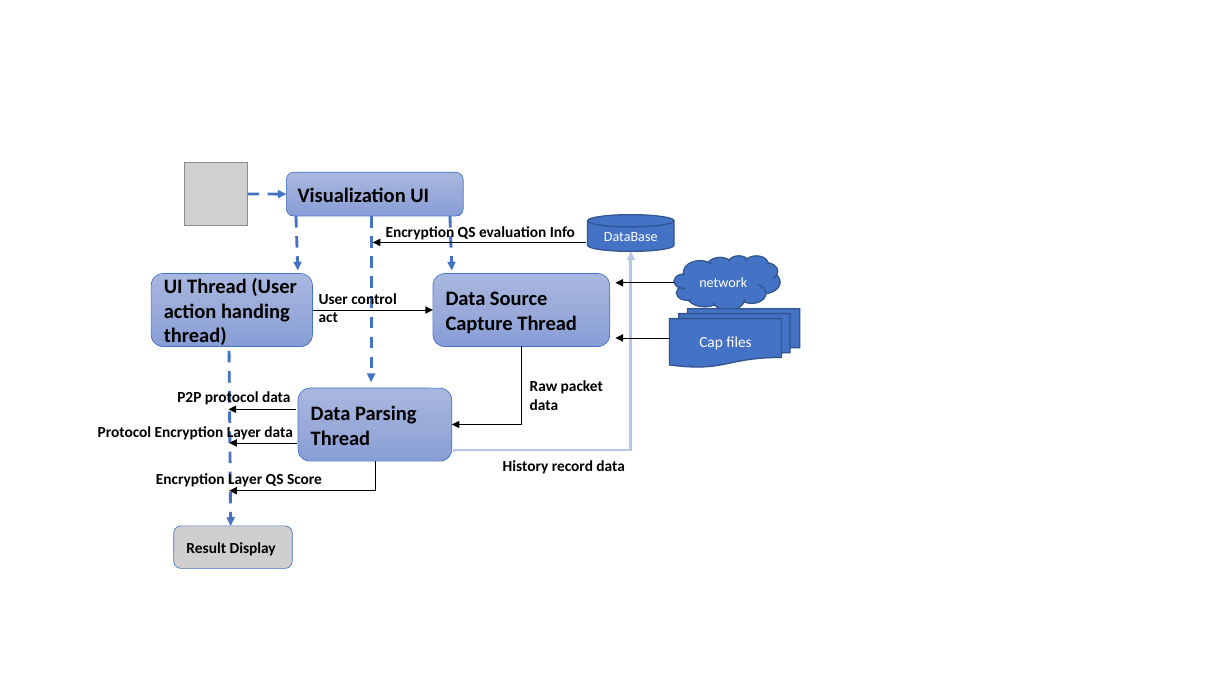
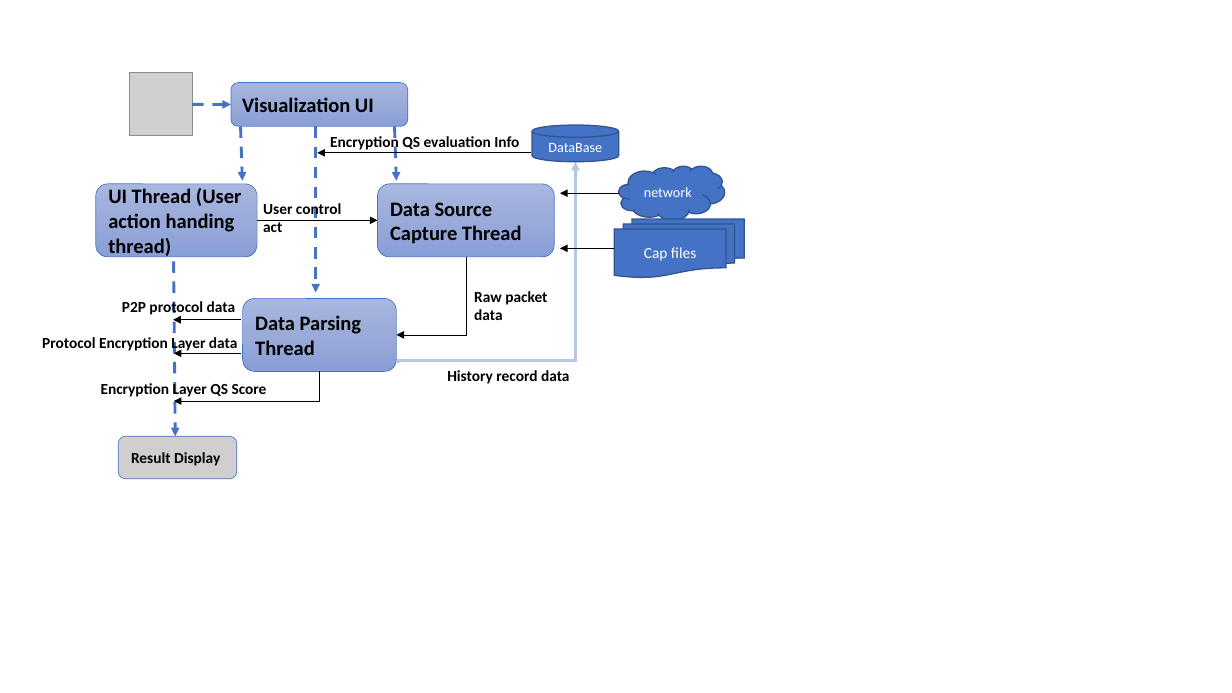
Before and after one commit to LiuYuancheng/Network_PQC_Attack_Resistance_Evaluator, a slide deck: slide 5 of doc/DesignDoc.pptx. Drawn at 1232x693 pixels with LibreOffice and Linux fonts; fonts in the diff are those of the drawing; grey boxes stand for pictures. Boxes give left, top, right and bottom in pixels: in the first picture for what was removed or moved away, otherwise in the second. Text is boxed around its words. In the diff, an @@ line names an element or a change of style, - is before the commit and + after.

```diff
--- a/doc/DesignDoc.pptx
+++ b/doc/DesignDoc.pptx
@@ 11 arrows, 7 texts, 5 rounded rectangles, 3 elbow arrows, 1 picture, 1 cloud, 1 flow chart multidocument, 1 cylinder: place and size @@
-11 arrows, 7 texts, 5 rounded rectangles, 3 elbow arrows, 1 picture, 1 cloud, 1 flow chart multidocument, 1 cylinder at [98, 163, 800, 568]
+11 arrows, 7 texts, 5 rounded rectangles, 3 elbow arrows, 1 picture, 1 cloud, 1 flow chart multidocument, 1 cylinder at [42, 73, 745, 479]
```
Also in this commit, not shown: 1 other slide changed, 2 slides added, 8 other files.
